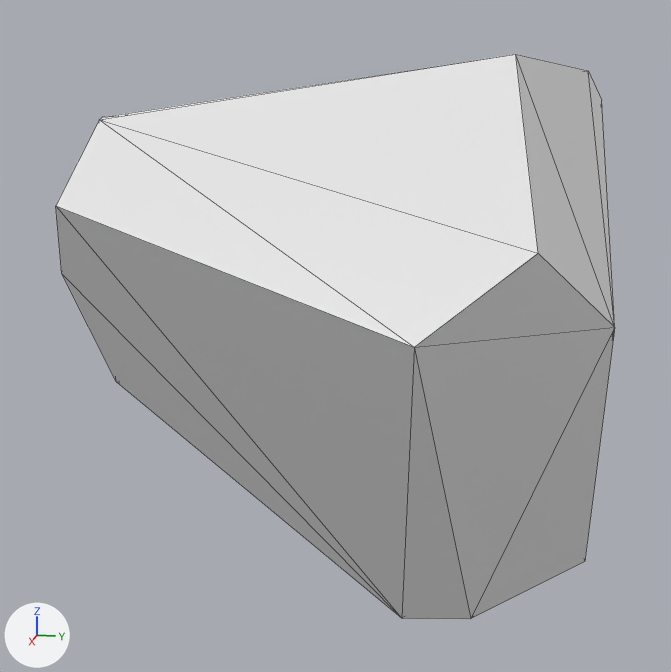
One commit to the OBJ model assets/pieces/daikon_train/daikon_0099.obj: the scene before it, then after it.
The view is the same before and after, from a 50 mm camera at (0.0444, 0.0056, 0.0097) aimed at (0.0009, -0.0031, -0.0012). The lights are fixed; the arrows at lower left show +X, +Y and +Z. The picture after the commit comes second. Mesh edges are drawn as thin lines. Where no turn or scale is listed for an object, it has been applied to the vertices.

Objects in the first picture: 'daikon_0099'.
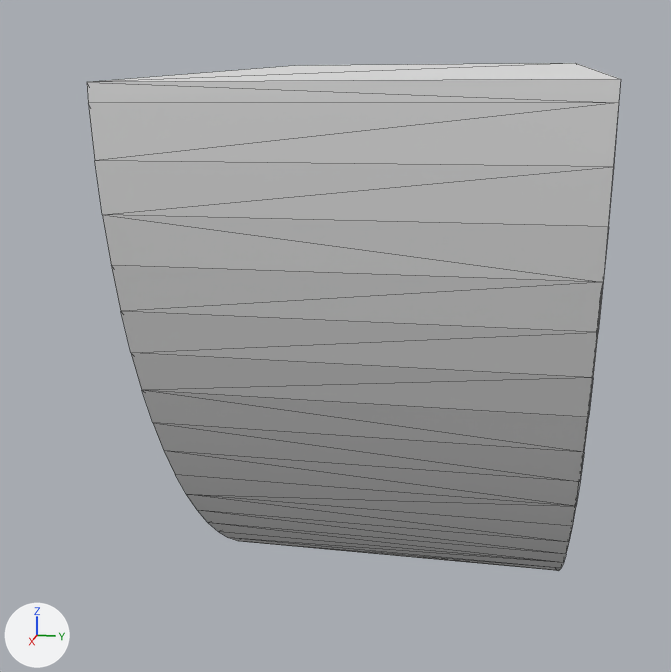
Location of each change, [x1, y1, x2, y2] in pixels of the pictures (671 x 672 px):
'daikon_0099', reshaped (10% shorter): before [56, 54, 615, 619]; after [87, 63, 621, 571]

Diff of the bpy script that builds the scene:
```diff
--- a/assets/pieces/daikon_train/daikon_0099.obj.py
+++ b/assets/pieces/daikon_train/daikon_0099.obj.py
@@ me_daikon_0099 @@
 # used by ob_daikon_0099; location = (0.0, 0.0, 0.0)
-me_daikon_0099.from_pydata(...)  # 20 vertices, 36 faces; spans x -0.014..0.0156, y -0.0152..0.0092, z -0.0144..0.0117
+me_daikon_0099.from_pydata(...)  # 52 vertices, 100 faces; spans x -0.0116..0.0161, y -0.0081..0.0081, z -0.0156..0.0121
+# me_daikon_0099 part 1: the whole mesh is rebuilt
```
